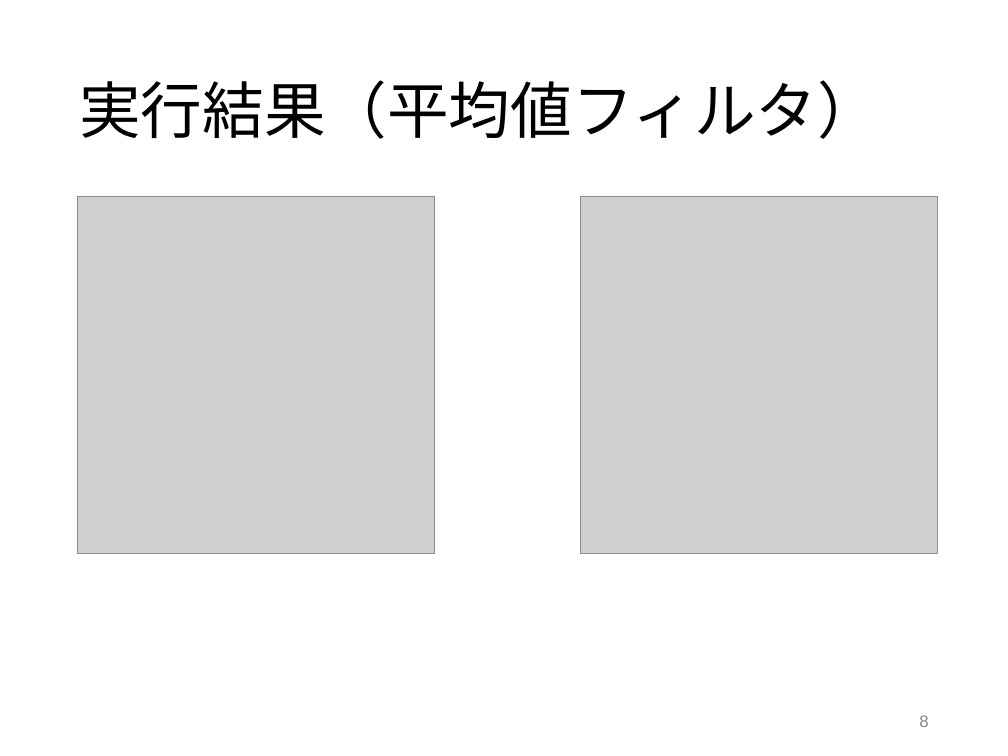
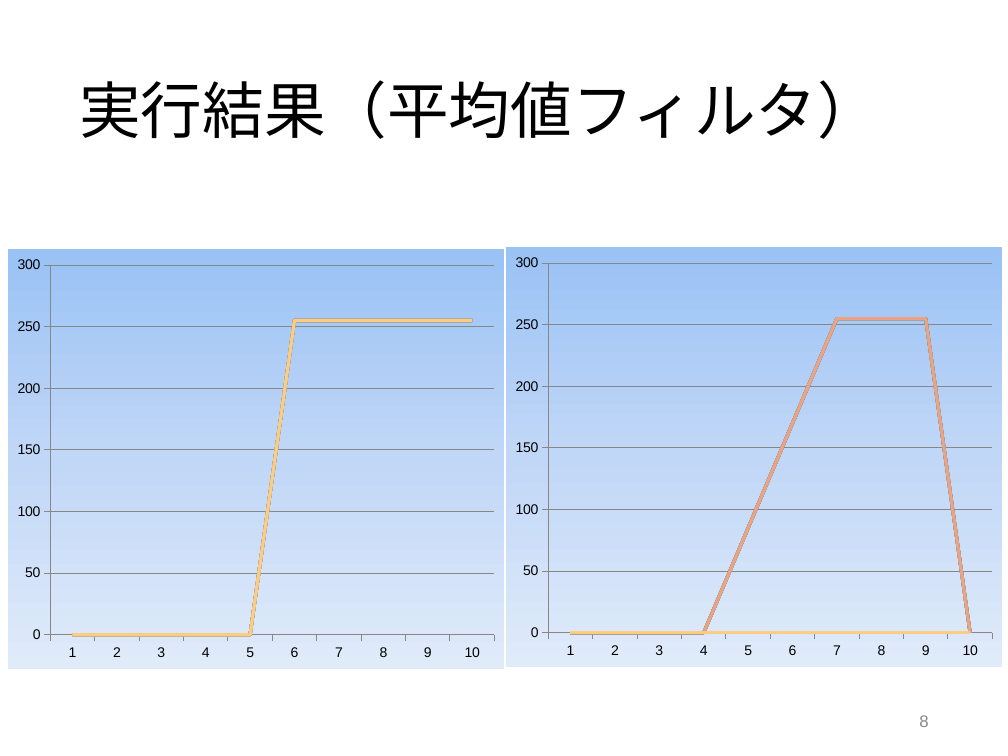
Before and after one commit to tamu0106/IN4_exp, a slide deck: slide 8 of exp_c/slide/exp_C.pptx. Drawn at 1008x756 pixels with LibreOffice and Linux fonts; fonts in the diff are those of the drawing; grey boxes stand for pictures. Boxes give left, top, right and bottom in pixels: in the first picture for what was removed or moved away, otherwise in the second. Text is boxed around its words. In the diff, an @@ line names an element or a change of style, - is before the commit and + after.

```diff
--- a/exp_c/slide/exp_C.pptx
+++ b/exp_c/slide/exp_C.pptx
@@ picture removed at box(78, 197, 434, 553) @@
@@ picture removed at box(581, 197, 937, 553) @@
@@ line chart added at box(8, 249, 505, 669) @@
+categories: 1, 2, 3, 4, 5, 6, 7, 8, 9, 10
+Series 1: 0, 0, 0, 0, 0, 255, 255, 255, 255, 255
+Series 2: 0, 0, 0, 0, 0, 255, 255, 255, 255, 255
+Series 3: 0, 0, 0, 0, 0, 255, 255, 255, 255, 255
+Series 4: 0, 0, 0, 0, 0, 255, 255, 255, 255, 255
+Series 5: 0, 0, 0, 0, 0, 255, 255, 255, 255, 255
+Series 6: 0, 0, 0, 0, 0, 255, 255, 255, 255, 255
+Series 7: 0, 0, 0, 0, 0, 255, 255, 255, 255, 255
+Series 8: 0, 0, 0, 0, 0, 255, 255, 255, 255, 255
+Series 9: 0, 0, 0, 0, 0, 255, 255, 255, 255, 255
+Series 10: 0, 0, 0, 0, 0, 255, 255, 255, 255, 255
@@ line chart added at box(506, 247, 1003, 667) @@
+categories: 1, 2, 3, 4, 5, 6, 7, 8, 9, 10
+Series 1: 0, 0, 0, 0, 0, 0, 0, 0, 0, 0
+Series 2: 0, 0, 0, 0, 85, 170, 255, 255, 255, 0
+Series 3: 0, 0, 0, 0, 85, 170, 255, 255, 255, 0
+Series 4: 0, 0, 0, 0, 85, 170, 255, 255, 255, 0
+Series 5: 0, 0, 0, 0, 85, 170, 255, 255, 255, 0
+Series 6: 0, 0, 0, 0, 85, 170, 255, 255, 255, 0
+Series 7: 0, 0, 0, 0, 85, 170, 255, 255, 255, 0
+Series 8: 0, 0, 0, 0, 85, 170, 255, 255, 255, 0
+Series 9: 0, 0, 0, 0, 85, 170, 255, 255, 255, 0
+Series 10: 0, 0, 0, 0, 0, 0, 0, 0, 0, 0
```
Also in this commit, not shown: 6 other slides changed, 1 slide added.
